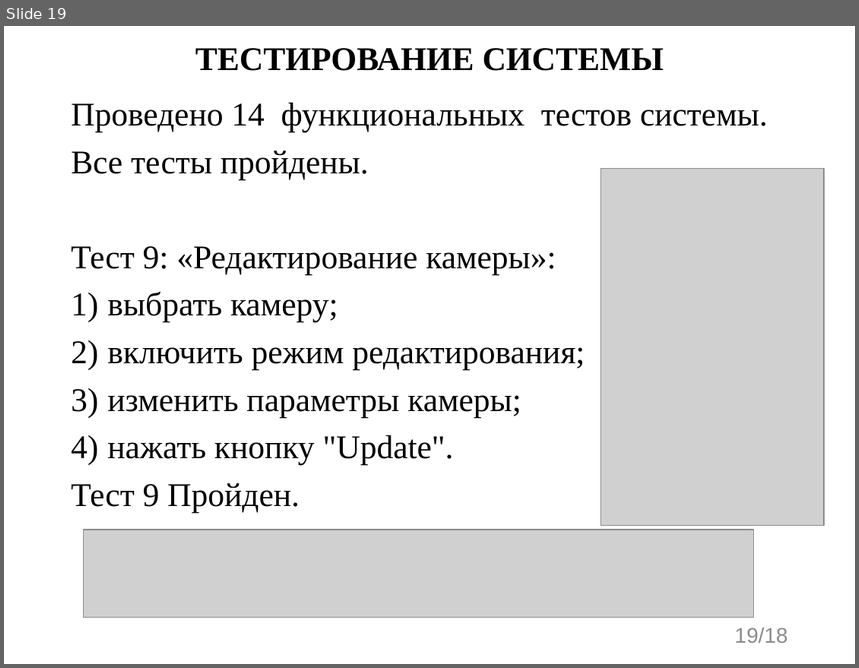
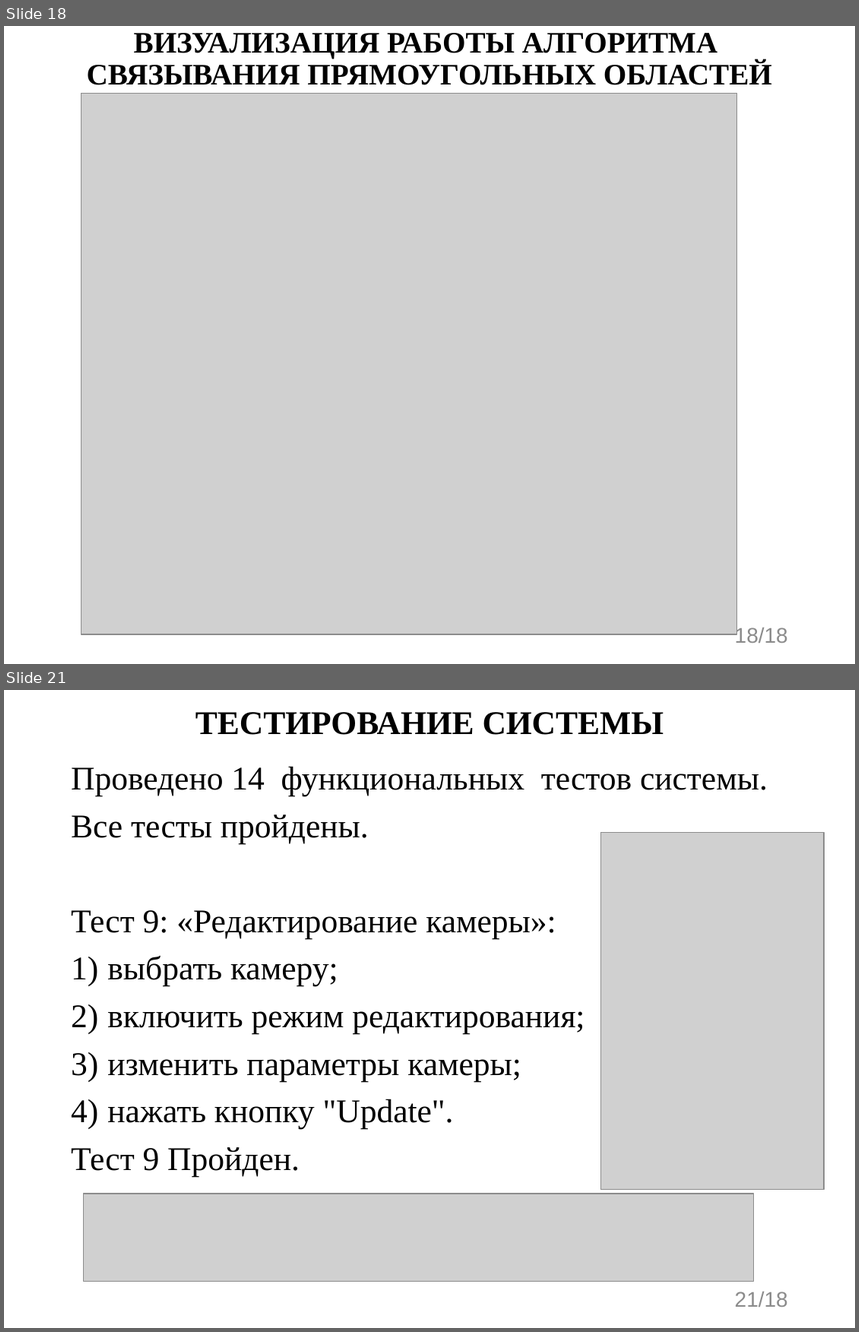
Before and after one commit to evgenkot/uav-route-calculation, a slide deck: doc/GQW/Raschupkin_EV_UAV_Route_Planning.pptx. Shown one above the other, each under a label of ours: slide 19 before the commit, slides 18 and 21 after it; the slides between them are not shown. The pictures are 859x668 and 859x1332 pixels, drawn with LibreOffice and Linux fonts; fonts in the diff are those of the drawing; grey boxes stand for pictures. Boxes give left, top, right and bottom in pixels: in the first picture for what was removed or moved away, otherwise in the second. Text is boxed around its words. In the diff, an @@ line names an element or a change of style, - is before the commit and + after.

```diff
--- a/doc/GQW/Raschupkin_EV_UAV_Route_Planning.pptx
+++ b/doc/GQW/Raschupkin_EV_UAV_Route_Planning.pptx
@@ slide 18 added at <box>4,26,855,664</box>, background #FFFFFF @@
@@ title added at <box>87,33,772,85</box>, 25.2 pt, text #000000, bold @@
+ВИЗУАЛИЗАЦИЯ РАБОТЫ АЛГОРИТМА
+СВЯЗЫВАНИЯ ПРЯМОУГОЛЬНЫХ ОБЛАСТЕЙ
@@ picture added at <box>82,93,737,635</box> @@
@@ page number added at <box>735,626,788,643</box>, 18 pt, text #8C8C8C @@
+18/18
@@ what was slide 19 is now slide 21 @@
@@ page number at <box>735,1292,788,1307</box>: text changed @@
-19/18
+21/18
```
Also in this commit, not shown: 6 slides changed, 3 other slides added, 2 slides removed, 1 other file.
